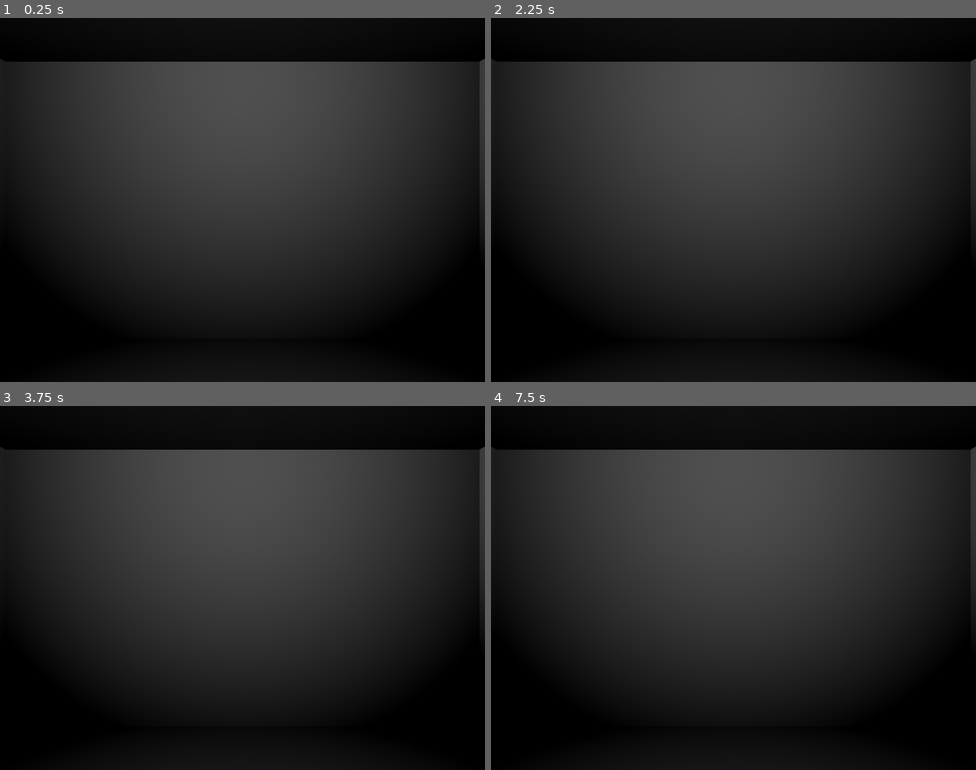
Above: before the commit, frames 1-4 (two rows, left to right).
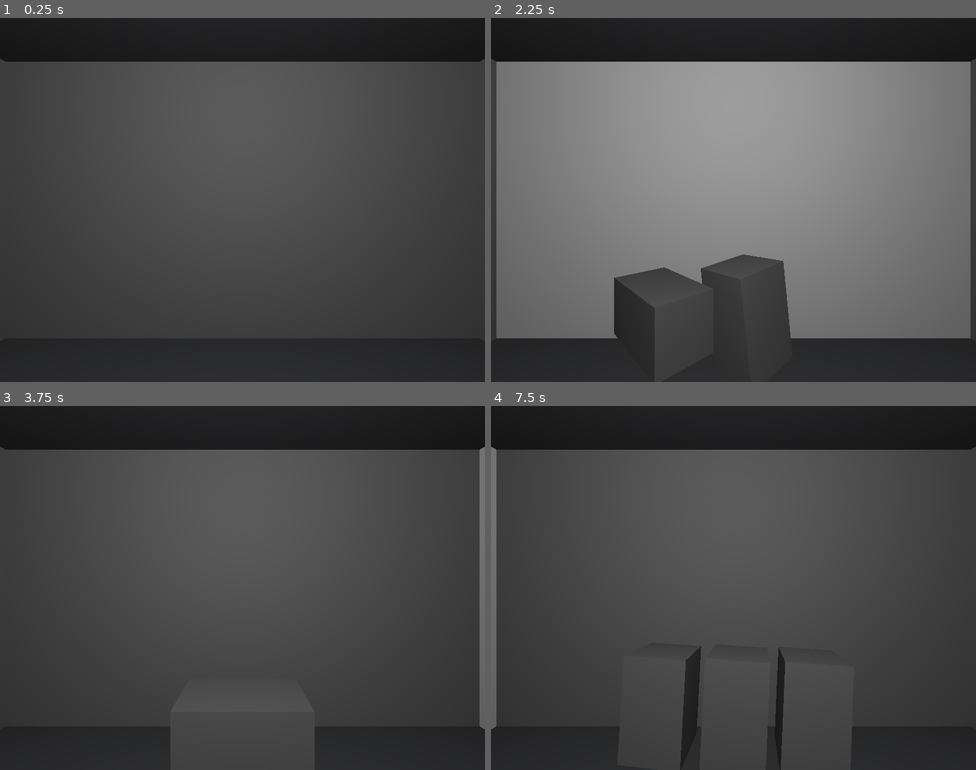
Above: after the commit, the same moments.

Repository: HipyCas/etsiit-jam-2024
Game: Godot game, scene res://main.tscn
The game is run twice, just before and just after one commit, with the same random seed, the same clock (stepped at 60 frames per second) and the same inputs. This scene is started directly instead of the project's main scene.
Inputs (mouse positions are in pixels of both pictures, inside the frame that each line leads up to):
- Up to frame 1 (0.25 s): no input
- Up to frame 2 (2.25 s): tap Enter (ui_accept) at 0.5, 0.77, 1.25, 1.52, 2 s; move the mouse to (840, 181) at 0.52 s; hold Right (ui_right) 0.53-1.28 s; click (840, 181) at 0.67 s; move the mouse to (636, 218) at 1.27 s; hold Down (ui_down) 1.28-2.03 s; move the mouse to (782, 119) at 2.02 s; hold Right (ui_right) from 2.03 s (still down)
- Up to frame 3 (3.75 s): tap Enter (ui_accept) at 2.75, 3.02, 3.5 s; move the mouse to (218, 660) at 2.77 s; release Right (ui_right) at 2.78 s; hold Up (ui_up) 2.78-3.53 s; click (218, 660) at 2.92 s; move the mouse to (388, 642) at 3.52 s; hold Left (ui_left) from 3.53 s (still down)
- Up to frame 4 (7.5 s): tap Enter (ui_accept) at 3.77, 4.25, 4.52, 6.02, 6.77 s; move the mouse to (588, 533) at 4.27 s; move the mouse to (757, 588) at 5.02 s; release Left (ui_left) at 5.03 s; hold Down (ui_down) 5.03-5.78 s; click (757, 588) at 5.17 s; move the mouse to (660, 497) at 5.77 s; hold Right (ui_right) 5.78-6.53 s; move the mouse to (840, 569) at 6.52 s; hold Up (ui_up) 6.53-7.28 s; move the mouse to (636, 606) at 7.27 s; hold Right (ui_right) from 7.28 s (still down); click (636, 606) at 7.42 s

The runs differ from the first frame. In frame 1, 59% of the frame differs, in the area x 0-100%, y 11-100%; in frame 2, 86%; in frame 3, 60%; in frame 4, 58%.

Commit message:
main improve and cam rotate

Diff:
--- /dev/null
+++ b/Camera3D.gd
@@ -0,0 +1,20 @@
+extends Camera3D
+
+
+# Called when the node enters the scene tree for the first time.
+func _ready():
+	pass # Replace with function body.
+
+
+# Called every frame. 'delta' is the elapsed time since the previous frame.
+func _process(delta):
+	pass
+
+func _input(event):
+	print(event.as_text())
+	if event is InputEventKey and event.pressed:
+		print(event.keycode, event.keycode == KEY_LEFT)
+		if event.keycode == KEY_LEFT:
+			rotate(Vector3.UP, PI * 0.5)
+		elif event.keycode == KEY_RIGHT:
+			rotate(Vector3.DOWN, PI * 0.5)
--- a/main.tscn
+++ b/main.tscn
@@ -1,7 +1,6 @@
-[gd_scene load_steps=7 format=3 uid="uid://bxoxj0vxis68c"]
+[gd_scene load_steps=9 format=3 uid="uid://bxoxj0vxis68c"]
 
-[sub_resource type="Environment" id="Environment_caffm"]
-ambient_light_source = 1
+[ext_resource type="Script" path="res://Camera3D.gd" id="1_r3w0c"]
 
 [sub_resource type="StandardMaterial3D" id="StandardMaterial3D_ww7n5"]
 albedo_color = Color(0.36556, 0.370319, 0.383385, 1)
@@ -13,13 +12,22 @@
 [sub_resource type="PlaneMesh" id="PlaneMesh_4810h"]
 
 [sub_resource type="StandardMaterial3D" id="StandardMaterial3D_1u6p4"]
+emission_energy_multiplier = 0.0
+
+[sub_resource type="Environment" id="Environment_jx23b"]
+background_mode = 1
+ambient_light_source = 1
+ambient_light_color = Color(0.887477, 0.0647467, 0.372617, 1)
+reflected_light_source = 1
+
+[sub_resource type="BoxMesh" id="BoxMesh_snloj"]
 
 [node name="Main" type="Node3D"]
 
 [node name="Camera3D" type="Camera3D" parent="."]
-transform = Transform3D(1, 0, 0, 0, 1, 0, 0, 0, 1, 0, 1.75, 0)
-environment = SubResource("Environment_caffm")
+transform = Transform3D(-4.37114e-08, 0, 1, 0, 1, 0, -1, 0, -4.37114e-08, 0, 1.75, 0)
 size = 5.0
+script = ExtResource("1_r3w0c")
 
 [node name="Node3D" type="Node3D" parent="."]
 
@@ -57,4 +65,33 @@
 skeleton = NodePath("../..")
 
 [node name="OmniLight3D" type="OmniLight3D" parent="."]
-transform = Transform3D(1, 0, 0, 0, -1, 8.74228e-08, 0, -8.74228e-08, -1, 0, 3.38742, 0)
+transform = Transform3D(1, 0, 0, 0, -1, 8.74228e-08, 0, -8.74228e-08, -1, 0, 3, 0)
+distance_fade_begin = 2.0
+omni_range = 13.4971
+
+[node name="WorldEnvironment" type="WorldEnvironment" parent="."]
+environment = SubResource("Environment_jx23b")
+
+[node name="MeshInstance3D" type="MeshInstance3D" parent="."]
+transform = Transform3D(1, 0, 0, 0, 0.614599, 0, 0, 0, 0.592307, 0, 0.587148, -1.93296)
+mesh = SubResource("BoxMesh_snloj")
+
+[node name="MeshInstance3D2" type="MeshInstance3D" parent="."]
+transform = Transform3D(0.72873, 0, 0.405613, 0, 0.614599, 0, -0.684802, 0, 0.431632, 2.44555, 0.587148, -0.752278)
+mesh = SubResource("BoxMesh_snloj")
+
+[node name="MeshInstance3D3" type="MeshInstance3D" parent="."]
+transform = Transform3D(-0.013989, 0.413057, 0.438514, 0.994958, 0.0509449, -0.0334341, -0.0993054, 0.452239, -0.396755, 2.44555, 0.587148, 0.134942)
+mesh = SubResource("BoxMesh_snloj")
+
+[node name="MeshInstance3D4" type="MeshInstance3D" parent="."]
+transform = Transform3D(-0.0485388, -0.0556164, 0.589175, 0.998494, -0.0183728, 0.0272484, 0.0255729, 0.611802, 0.0543781, -0.0385015, 0.587148, 2.43239)
+mesh = SubResource("BoxMesh_snloj")
+
+[node name="MeshInstance3D5" type="MeshInstance3D" parent="."]
+transform = Transform3D(-0.0485388, -0.0556164, 0.589175, 0.998494, -0.0183728, 0.0272484, 0.0255729, 0.611802, 0.0543781, -0.761915, 0.568018, 2.38897)
+mesh = SubResource("BoxMesh_snloj")
+
+[node name="MeshInstance3D6" type="MeshInstance3D" parent="."]
+transform = Transform3D(-0.0485388, -0.0556164, 0.589175, 0.998494, -0.0183728, 0.0272484, 0.0255729, 0.611802, 0.0543781, 0.724141, 0.596713, 2.47584)
+mesh = SubResource("BoxMesh_snloj")
